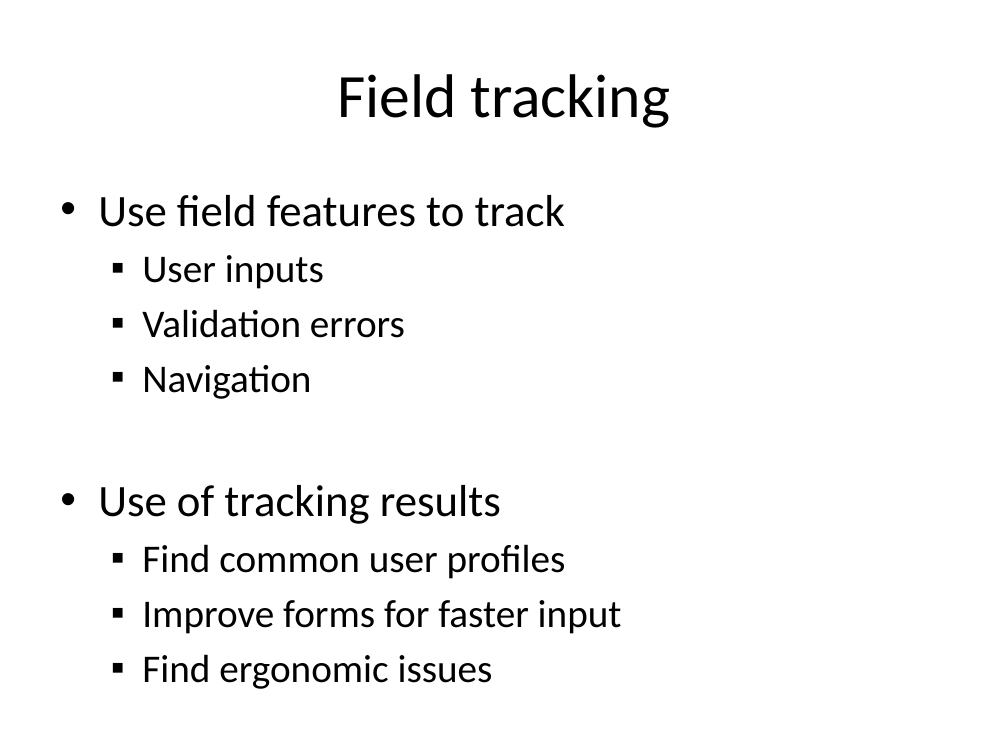
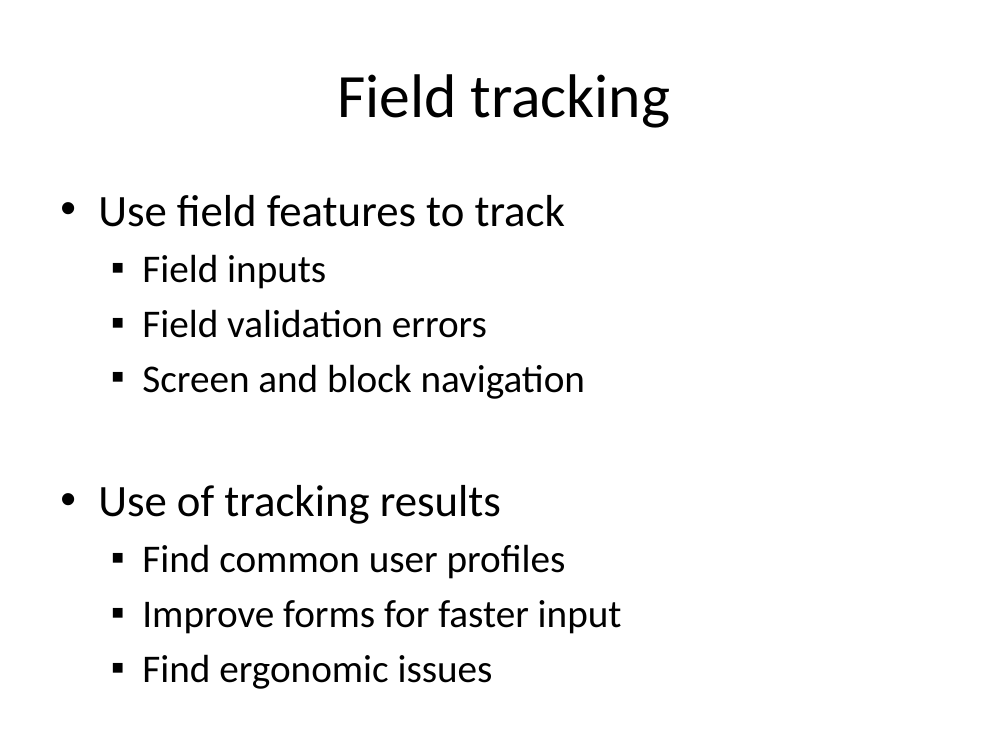
Before and after one commit to lesfurets/mdl4ui, a slide deck: slide 51 of mdl4ui-docs/mdl4ui_cg2013.pptx. Drawn at 1008x756 pixels with LibreOffice and Linux fonts; fonts in the diff are those of the drawing. Boxes give left, top, right and bottom in pixels: in the first picture for what was removed or moved away, otherwise in the second. Text is boxed around its words. In the diff, an @@ line names an element or a change of style, - is before the commit and + after.

```diff
--- a/mdl4ui-docs/mdl4ui_cg2013.pptx
+++ b/mdl4ui-docs/mdl4ui_cg2013.pptx
@@ text at (x1=142, y1=254, x2=585, y2=399): text changed @@
-  ▪ User inputs
-  ▪ Validation errors
-  ▪ Navigation
+  ▪ Field inputs
+  ▪ Field validation errors
+  ▪ Screen and block navigation
```
Also in this commit, not shown: 3 other slides changed.
